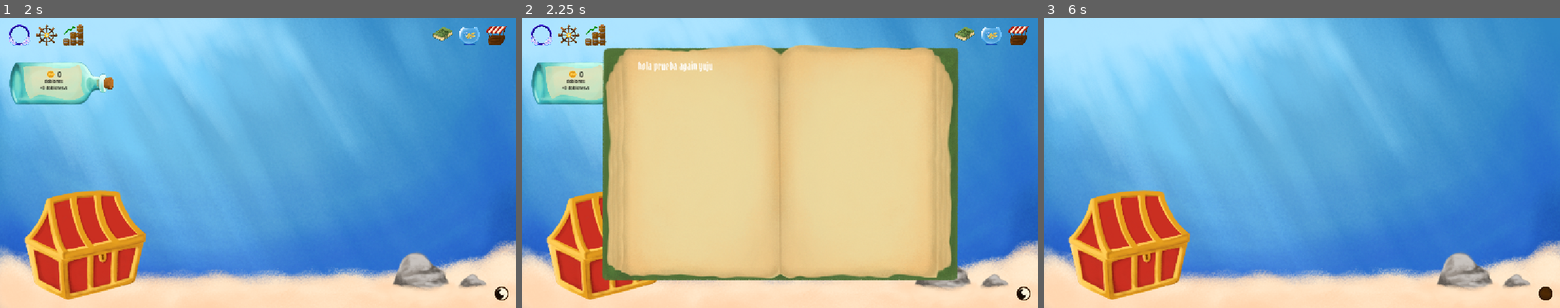
Above: before the commit, frames 1-3 (left to right).
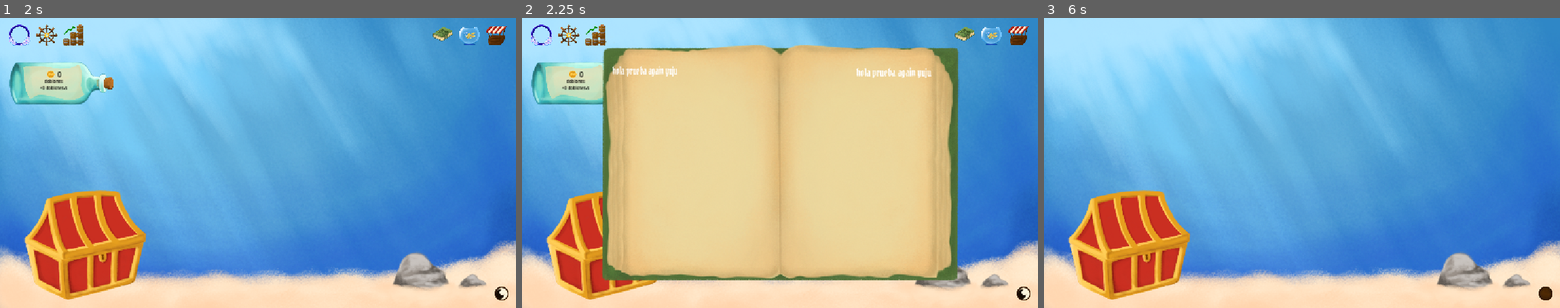
Above: after the commit, the same moments.

Repository: Niett204/fish-clicks
Game: Godot game, scene res://scenes/main.tscn
Same seed, same stepped clock (60 frames per second), same inputs: the game is played once before the commit and once after it.
Inputs (mouse positions are in pixels of both pictures, inside the frame that each line leads up to):
- Up to frame 1 (2 s): click (20, 35) at 0.5 s; click (72, 35) at 1.25 s
- Up to frame 2 (2.25 s): click (965, 35) at 2 s
- Up to frame 3 (6 s): click (1513, 35) at 2.75 s; click (1539, 35) at 3.5 s; click (1188, 255) at 4.25 s; click (1446, 261) at 5 s; click (1544, 293) at 5.75 s

Frame 1 is identical in both runs. In frame 2, 0.7% of the frame differs, in the area x 17-80%, y 15-21%; in frame 3, nothing differs.

Commit message:
Funciona el tag de rareza
El tag de rareza de la esquina superior izquierda funciona y tiene la textura que toca.

Diff:
--- a/client/fish-clicks-main/scenes/UI/encyclopedia.gd
+++ b/client/fish-clicks-main/scenes/UI/encyclopedia.gd
@@ -3,17 +3,19 @@
 @onready var http_request: HTTPRequest = $HTTPRequest
 @onready var rareza_container: VBoxContainer = $FondoLibro/RarezaContainer
 
-@onready var tag_rareza_izq: Label = $FondoLibro/PaginaIzq/TagRarezaIzq
-@onready var pez_izq: TextureRect = $FondoLibro/PaginaIzq/PezIzq
-@onready var nombre_izq: Label = $FondoLibro/PaginaIzq/NombrePezIzq
-@onready var descripcion_izq: RichTextLabel = $FondoLibro/PaginaIzq/DescripcionIzq
-@onready var stat_izq: Label = $FondoLibro/PaginaIzq/StatIzq
-
-@onready var tag_rareza_der: Label = $FondoLibro/PaginaDer/TagRarezaDer
-@onready var pez_der: TextureRect = $FondoLibro/PaginaDer/PezDer
-@onready var nombre_der: Label = $FondoLibro/PaginaDer/NombrePezDer
-@onready var descripcion_der: RichTextLabel = $FondoLibro/PaginaDer/DescripcionDer
-@onready var stat_der: Label = $FondoLibro/PaginaDer/StatDer
+@onready var tag_bg_izq: TextureRect = $FondoLibro/ContenedorLibro/PaginaIzq/MarginIzq/VBoxIzq/tag_bg_izq
+@onready var tag_rareza_izq: Label = $FondoLibro/ContenedorLibro/PaginaIzq/MarginIzq/VBoxIzq/tag_bg_izq/TagRarezaIzq
+@onready var pez_izq: TextureRect = $FondoLibro/ContenedorLibro/PaginaIzq/MarginIzq/VBoxIzq/PezIzq
+@onready var nombre_izq: Label = $FondoLibro/ContenedorLibro/PaginaIzq/MarginIzq/VBoxIzq/NombrePezIzq
+@onready var descripcion_izq: RichTextLabel = $FondoLibro/ContenedorLibro/PaginaIzq/MarginIzq/VBoxIzq/DescripcionIzq
+@onready var stat_izq: Label = $FondoLibro/ContenedorLibro/PaginaIzq/MarginIzq/VBoxIzq/StatIzq
+
+@onready var tag_bg_der: TextureRect = $FondoLibro/ContenedorLibro/PaginaDer/MarginDer/VBoxDer/tag_bg_der
+@onready var tag_rareza_der: Label = $FondoLibro/ContenedorLibro/PaginaDer/MarginDer/VBoxDer/tag_bg_der/TagRarezaDer
+@onready var pez_der: TextureRect = $FondoLibro/ContenedorLibro/PaginaDer/MarginDer/VBoxDer/PezDer
+@onready var nombre_der: Label = $FondoLibro/ContenedorLibro/PaginaDer/MarginDer/VBoxDer/NombrePezDer
+@onready var descripcion_der: RichTextLabel = $FondoLibro/ContenedorLibro/PaginaDer/MarginDer/VBoxDer/DescripcionDer
+@onready var stat_der: Label = $FondoLibro/ContenedorLibro/PaginaDer/MarginDer/VBoxDer/StatDer
 
 @onready var btn_anterior: TextureButton = $BtnAnterior
 @onready var btn_siguiente: TextureButton = $BtnSiguiente
@@ -32,22 +34,27 @@
 
 var request_mode: int = RequestMode.LOAD_ALL_FOR_RAREZAS
 
+
 func _ready() -> void:
 	print("ENCICLOPEDIA READY")
 	visible = false
+
 	http_request.request_completed.connect(_on_request_completed)
 	btn_anterior.pressed.connect(_on_btn_anterior_pressed)
 	btn_siguiente.pressed.connect(_on_btn_siguiente_pressed)
 
 	cargar_rarezas_iniciales()
 
+
 func cargar_rarezas_iniciales() -> void:
 	request_mode = RequestMode.LOAD_ALL_FOR_RAREZAS
 	hacer_request_peces()
 
+
 func load_fishes(rareza: String = "") -> void:
 	request_mode = RequestMode.LOAD_FILTERED_FISHES
 	hacer_request_peces(rareza)
+
 
 func hacer_request_peces(rareza: String = "") -> void:
 	var url := "https://fish-clicks.onrender.com/enciclopedia/peces"
@@ -80,7 +87,13 @@
 	if err != OK:
 		push_error("No se pudo lanzar la request de peces")
 
-func _on_request_completed(_result: int, response_code: int, _headers: PackedStringArray, body: PackedByteArray) -> void:
+
+func _on_request_completed(
+	_result: int,
+	response_code: int,
+	_headers: PackedStringArray,
+	body: PackedByteArray
+) -> void:
 	print("Código:", response_code)
 	print("Respuesta:", body.get_string_from_utf8())
 
@@ -115,6 +128,7 @@
 			current_page = 0
 			update_book()
 
+
 func guardar_rarezas_disponibles(data: Array) -> void:
 	rarezas_disponibles.clear()
 
@@ -122,6 +136,7 @@
 		var rareza := str(pez.get("rareza", "")).to_lower()
 		if rareza != "" and not rareza in rarezas_disponibles:
 			rarezas_disponibles.append(rareza)
+
 
 func crear_botones_rareza() -> void:
 	for child in rareza_container.get_children():
@@ -140,6 +155,7 @@
 		btn.pressed.connect(func(): cambiar_rareza(r))
 		rareza_container.add_child(btn)
 
+
 func cambiar_rareza(nueva_rareza: String) -> void:
 	if rareza_actual == nueva_rareza:
 		return
@@ -148,6 +164,7 @@
 	current_page = 0
 	load_fishes(rareza_actual)
 
+
 func update_book() -> void:
 	var left_index := current_page * 2
 	var right_index := left_index + 1
@@ -158,6 +175,7 @@
 	btn_anterior.disabled = current_page == 0
 	btn_siguiente.disabled = right_index >= fishes.size() - 1
 
+
 func _fill_page(index: int, is_left: bool) -> void:
 	if index >= fishes.size():
 		limpiar_pagina(is_left)
@@ -165,72 +183,90 @@
 
 	var fish: Dictionary = fishes[index]
 
-	var rareza := capitalizar_rareza(str(fish.get("rareza", "")))
+	var rareza_raw := str(fish.get("rareza", ""))
+	var rareza := capitalizar_rareza(rareza_raw)
 	var nombre := str(fish.get("nombre", ""))
 	var descripcion := str(fish.get("descripcion", ""))
 	var efecto := str(fish.get("efecto_descripcion", ""))
 
 	if is_left:
 		tag_rareza_izq.text = rareza
+		tag_bg_izq.texture = get_rareza_texture(rareza_raw)
 		nombre_izq.text = nombre
 		descripcion_izq.text = descripcion
 		stat_izq.text = efecto
 		pez_izq.texture = get_fish_texture(int(fish.get("id", -1)))
 	else:
 		tag_rareza_der.text = rareza
+		tag_bg_der.texture = get_rareza_texture(rareza_raw)
 		nombre_der.text = nombre
 		descripcion_der.text = descripcion
 		stat_der.text = efecto
 		pez_der.texture = get_fish_texture(int(fish.get("id", -1)))
 
+
 func limpiar_pagina(is_left: bool) -> void:
 	if is_left:
 		tag_rareza_izq.text = ""
+		tag_bg_izq.texture = null
 		nombre_izq.text = ""
 		descripcion_izq.text = ""
 		stat_izq.text = ""
 		pez_izq.texture = null
 	else:
 		tag_rareza_der.text = ""
+		tag_bg_der.texture = null
 		nombre_der.text = ""
 		descripcion_der.text = ""
 		stat_der.text = ""
 		pez_der.texture = null
 
+
 func _on_btn_anterior_pressed() -> void:
 	if current_page > 0:
 		current_page -= 1
 		update_book()
 
+
 func _on_btn_siguiente_pressed() -> void:
 	if (current_page + 1) * 2 < fishes.size():
 		current_page += 1
 		update_book()
 
+
 func capitalizar_rareza(texto: String) -> String:
 	if texto.is_empty():
 		return ""
 	return texto.substr(0, 1).to_upper() + texto.substr(1)
 
+
 func get_fish_texture(fish_id: int) -> Texture2D:
 	match fish_id:
 		1:
-			return load("res://assets/peces/pez_1.png")
-		2:
-			return load("res://assets/peces/pez_2.png")
-		5:
-			return load("res://assets/peces/pez_5.png")
+			return load("res://assets/peces/doblon.png")
 		_:
 			return null
 
+func get_rareza_texture(rareza: String) -> Texture2D:
+	match rareza.to_lower():
+		"comun":
+			var tex = load("res://assets/ui/rarezas/tag_rareza_comun.png")
+			print("TEXTURA COMUN: ", tex)
+			return tex
+		_:
+			return null
+
 func set_pez_ids_desbloqueados(ids: Array[int]) -> void:
 	pez_ids_desbloqueados = ids
 
+
 func open() -> void:
 	visible = true
 
+
 func close() -> void:
 	visible = false
 
+
 func toggle() -> void:
 	visible = !visible
--- a/client/fish-clicks-main/scenes/UI/encyclopedia_panel.tscn
+++ b/client/fish-clicks-main/scenes/UI/encyclopedia_panel.tscn
@@ -59,29 +59,40 @@
 anchors_preset = 15
 anchor_right = 1.0
 anchor_bottom = 1.0
-grow_horizontal = 2
-grow_vertical = 2
+offset_left = 31.818184
+offset_top = 6.2499914
+offset_right = 31.818176
+offset_bottom = 6.25
+grow_horizontal = 2
+grow_vertical = 2
+scale = Vector2(0.8691711, 1)
 theme_override_constants/margin_left = 40
-theme_override_constants/margin_top = 30
+theme_override_constants/margin_top = 0
 theme_override_constants/margin_right = 40
 theme_override_constants/margin_bottom = 30
 
 [node name="VBoxIzq" type="VBoxContainer" parent="FondoLibro/ContenedorLibro/PaginaIzq/MarginIzq" unique_id=1687276047]
 layout_mode = 2
 
-[node name="TextureRect" type="TextureRect" parent="FondoLibro/ContenedorLibro/PaginaIzq/MarginIzq/VBoxIzq" unique_id=1536489537]
-layout_mode = 2
+[node name="tag_bg_izq" type="TextureRect" parent="FondoLibro/ContenedorLibro/PaginaIzq/MarginIzq/VBoxIzq" unique_id=1536489537]
+custom_minimum_size = Vector2(80, 70)
+layout_mode = 2
+size_flags_horizontal = 0
 expand_mode = 2
 stretch_mode = 5
 
-[node name="TagRarezaIzq" type="Label" parent="FondoLibro/ContenedorLibro/PaginaIzq/MarginIzq/VBoxIzq/TextureRect" unique_id=622684088]
-layout_mode = 1
-anchors_preset = 4
+[node name="TagRarezaIzq" type="Label" parent="FondoLibro/ContenedorLibro/PaginaIzq/MarginIzq/VBoxIzq/tag_bg_izq" unique_id=622684088]
+layout_mode = 1
+anchors_preset = 8
+anchor_left = 0.5
 anchor_top = 0.5
+anchor_right = 0.5
 anchor_bottom = 0.5
+offset_left = -96.0
 offset_top = -16.0
-offset_right = 192.0
+offset_right = 96.0
 offset_bottom = 16.0
+grow_horizontal = 2
 grow_vertical = 2
 size_flags_horizontal = 0
 text = "hola prueba again yuju"
@@ -110,6 +121,7 @@
 size_flags_vertical = 0
 
 [node name="PaginaDer" type="Control" parent="FondoLibro/ContenedorLibro" unique_id=814593104]
+custom_minimum_size = Vector2(435, 0)
 layout_mode = 2
 
 [node name="MarginDer" type="MarginContainer" parent="FondoLibro/ContenedorLibro/PaginaDer" unique_id=952254675]
@@ -119,25 +131,57 @@
 anchor_bottom = 1.0
 grow_horizontal = 2
 grow_vertical = 2
-
-[node name="TagRarezaDer" type="Label" parent="FondoLibro/ContenedorLibro/PaginaDer/MarginDer" unique_id=987179701]
-layout_mode = 2
-
-[node name="PezDer" type="TextureRect" parent="FondoLibro/ContenedorLibro/PaginaDer/MarginDer" unique_id=1348482027]
+theme_override_constants/margin_left = 40
+theme_override_constants/margin_top = 30
+theme_override_constants/margin_right = 40
+theme_override_constants/margin_bottom = 30
+
+[node name="VBoxDer" type="VBoxContainer" parent="FondoLibro/ContenedorLibro/PaginaDer/MarginDer" unique_id=727532009]
+layout_mode = 2
+
+[node name="tag_bg_der" type="TextureRect" parent="FondoLibro/ContenedorLibro/PaginaDer/MarginDer/VBoxDer" unique_id=1562204752]
+custom_minimum_size = Vector2(10, 30)
+layout_mode = 2
+expand_mode = 3
+stretch_mode = 4
+
+[node name="TagRarezaDer" type="Label" parent="FondoLibro/ContenedorLibro/PaginaDer/MarginDer/VBoxDer/tag_bg_der" unique_id=1213494976]
+layout_mode = 1
+anchors_preset = 6
+anchor_left = 1.0
+anchor_top = 0.5
+anchor_right = 1.0
+anchor_bottom = 0.5
+offset_left = -192.0
+offset_top = -16.0
+offset_bottom = 16.0
+grow_horizontal = 0
+grow_vertical = 2
+size_flags_horizontal = 0
+text = "hola prueba again yuju"
+label_settings = SubResource("LabelSettings_4h8ff")
+horizontal_alignment = 1
+vertical_alignment = 1
+max_lines_visible = 1
+language = "es"
+
+[node name="PezDer" type="TextureRect" parent="FondoLibro/ContenedorLibro/PaginaDer/MarginDer/VBoxDer" unique_id=2144511940]
 custom_minimum_size = Vector2(1, 1)
 layout_mode = 2
 texture = ExtResource("2_4h8ff")
 expand_mode = 1
 stretch_mode = 5
 
-[node name="NombrePezDer" type="Label" parent="FondoLibro/ContenedorLibro/PaginaDer/MarginDer" unique_id=311250947]
-layout_mode = 2
-
-[node name="DescripcionDer" type="RichTextLabel" parent="FondoLibro/ContenedorLibro/PaginaDer/MarginDer" unique_id=1565178078]
-layout_mode = 2
-
-[node name="StatDer" type="Label" parent="FondoLibro/ContenedorLibro/PaginaDer/MarginDer" unique_id=2000961006]
-layout_mode = 2
+[node name="NombrePezDer" type="Label" parent="FondoLibro/ContenedorLibro/PaginaDer/MarginDer/VBoxDer" unique_id=543385654]
+layout_mode = 2
+
+[node name="DescripcionDer" type="RichTextLabel" parent="FondoLibro/ContenedorLibro/PaginaDer/MarginDer/VBoxDer" unique_id=2143819689]
+layout_mode = 2
+
+[node name="StatDer" type="Label" parent="FondoLibro/ContenedorLibro/PaginaDer/MarginDer/VBoxDer" unique_id=993363030]
+layout_mode = 2
+size_flags_horizontal = 0
+size_flags_vertical = 0
 
 [node name="BtnAnterior" type="TextureButton" parent="." unique_id=30782975]
 layout_mode = 0
Binary file added: client/fish-clicks-main/assets/ui/rarezas/tag_rareza_comun.png
Not shown, added: client/fish-clicks-main/assets/ui/rarezas/tag_rareza_comun.png.import
Binary file added: client/fish-clicks-main/assets/ui/rarezas/tag_rareza_raro.png
Not shown, added: client/fish-clicks-main/assets/ui/rarezas/tag_rareza_raro.png.import
